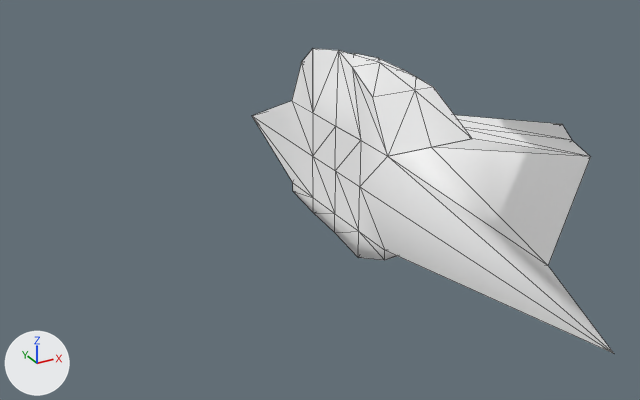
Before and after pictures for a commit that changed the glTF model client/public/meshes/space-shuttle.glb.
Camera for both pictures: a 50 mm camera at (-4.37, -7.6, 3.5) aimed at (-0.49, -0.55, -0.02). The lights are fixed; the arrows at lower left show +X, +Y and +Z. Mesh edges are drawn as thin lines. Where no turn or scale is listed for an object, it has been applied to the vertices. Vertices at the same position are counted once.

In view in the first picture: 'DECK', 'SpaceShuttle'.
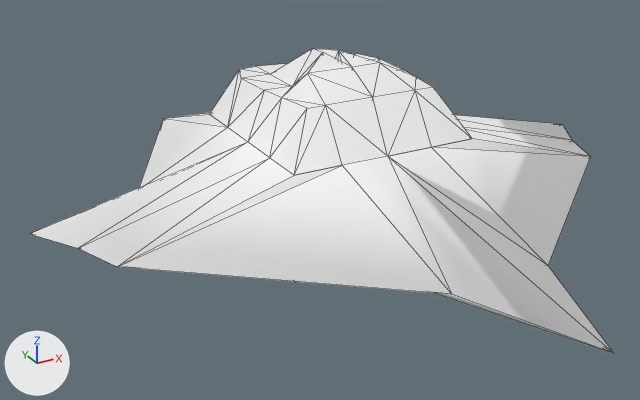
The change, as a list of edits to the scene's bpy script:
```text
Change me_cube:
    used by ob_spaceshuttle; location = (0.0, 0.0, 0.0)
    remove me_cube.from_pydata(...)  # 55 vertices, 92 faces; spans x 0.0..3.18, y -3.96..2.56, z -0.84..1.21
    add me_cube.from_pydata(...)  # 86 vertices, 156 faces; spans x -3.18..3.18, y -3.96..2.56, z -0.84..1.21
    me_cube part 1
    28 faces are deleted
    31 vertices are added at x -3.18..-0.29, y -2.73..2.56, z -0.84..0.5
    92 new faces join them
Change me_cube_001:
    used by ob_deck; location = (0.0, 0.0, 0.0)
    remove me_cube_001.from_pydata(...)  # 27 vertices, 36 faces; spans x 0.0..1.0, y -1.0..1.0, z 0.5..1.27
    add me_cube_001.from_pydata(...)  # 45 vertices, 72 faces; spans x -1.0..1.0, y -1.0..1.0, z 0.5..1.27
    me_cube_001 part 2
    18 vertices are added at x -1.0..-0.09, y -1.0..1.0, z 0.5..1.27
    36 new faces join them
```

Where the change shows, as pixel boxes (x1, y1, x2, y2) in the pictures (640 x 400 px):
'SpaceShuttle', reshaped
    before: (252, 48, 613, 353)
    after: (30, 113, 614, 354)
'DECK', reshaped
    before: (313, 49, 472, 156)
    after: (210, 48, 472, 175)
part 2 of me_cube_001, added
    after: (210, 48, 388, 175)
